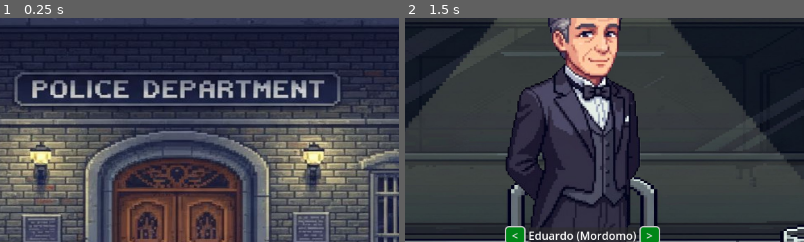
Above: before the commit, frames 1-2 (left to right).
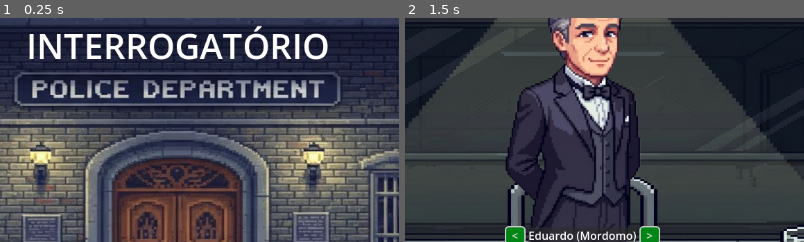
Above: after the commit, the same moments.

Repository: Cafeko/CIN0055-TMI_projeto_individual
Game: Godot game, scene res://Scenes/menu_principal.tscn
Same seed, same stepped clock (60 frames per second), same inputs: the game is played once before the commit and once after it.
Inputs (mouse positions are % of the whole screen's width and height, from its top left):
- Up to frame 1 (0.25 s): no input
- Up to frame 2 (1.5 s): click "START" at 0.5 s; click (43, 95) at 1.27 s; type "12" at 1.35 s
The pictures show only the part of the screen within x 28-78%, y 20-70%; the shares and areas given below are measured in that part.

The runs differ from the first frame. In frame 1, 4.1% of the frame differs, in the area x 7-83%, y 3-19%; in frame 2, nothing differs.

Commit message:
Titulo "INTERROGATÓRIO"

Diff:
--- a/dialogo-npc-inteligente/Scenes/menu_principal.tscn
+++ b/dialogo-npc-inteligente/Scenes/menu_principal.tscn
@@ -25,6 +25,8 @@
 grow_horizontal = 2
 grow_vertical = 0
 theme_override_font_sizes/font_size = 50
+text = "INTERROGATÓRIO"
+horizontal_alignment = 1
 
 [node name="Button" type="Button" parent="."]
 anchors_preset = 7
